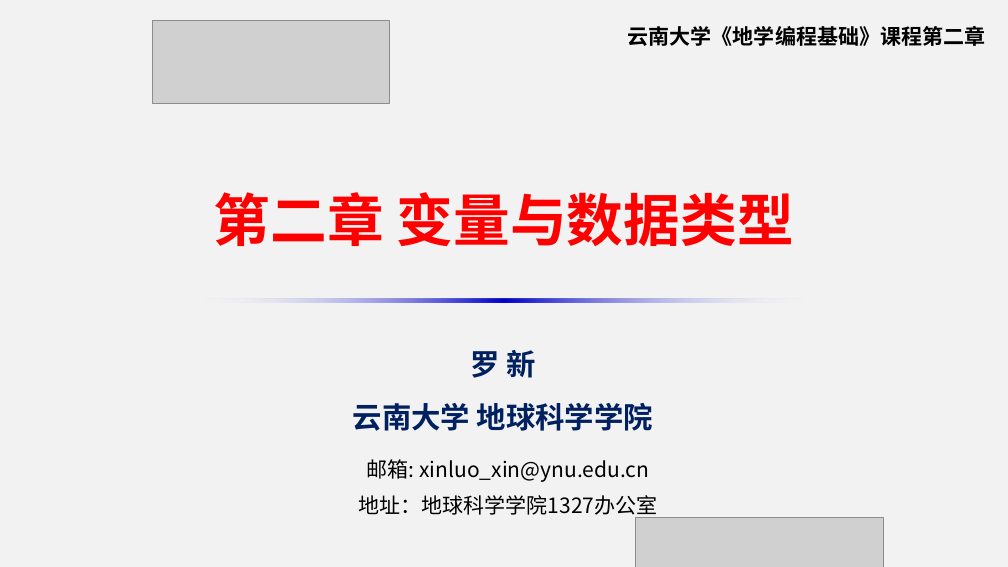
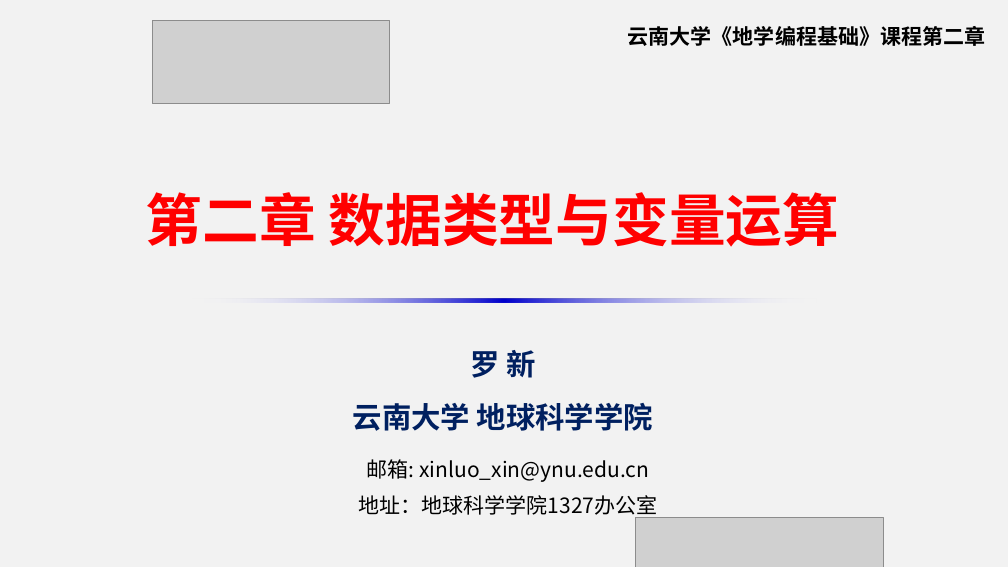
Before and after one commit to xinluo2018/programming-basics, a slide deck: slide 1 of 第2章-变量与数据类型/第2章-变量与数据类型.pptx. Drawn at 1008x567 pixels with LibreOffice and Linux fonts; fonts in the diff are those of the drawing; grey boxes stand for pictures. Boxes give left, top, right and bottom in pixels: in the first picture for what was removed or moved away, otherwise in the second. Text is boxed around its words. In the diff, an @@ line names an element or a change of style, - is before the commit and + after.

```diff
--- a/第2章-变量与数据类型/第2章-变量与数据类型.pptx
+++ b/第2章-变量与数据类型/第2章-变量与数据类型.pptx
@@ text at <box>146,192,839,247</box>: text changed @@
-第二章 变量与数据类型
+第二章 数据类型与变量运算
```
Also in this commit, not shown: 16 other slides changed, 1 slide added, 10 other files.
